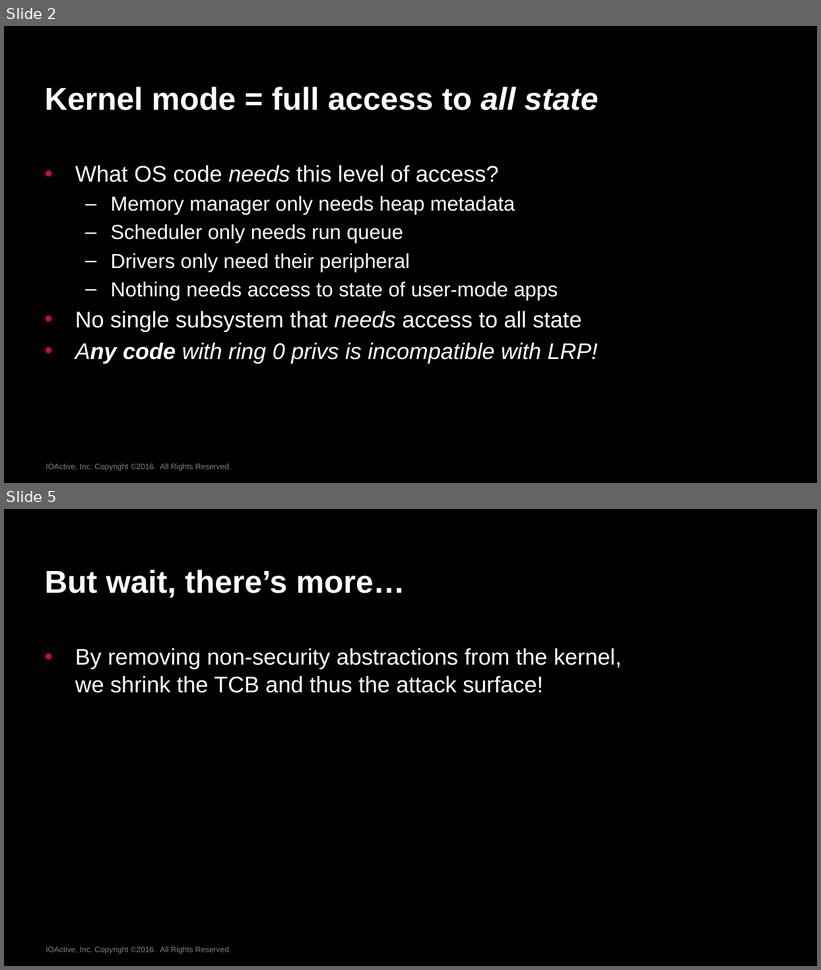
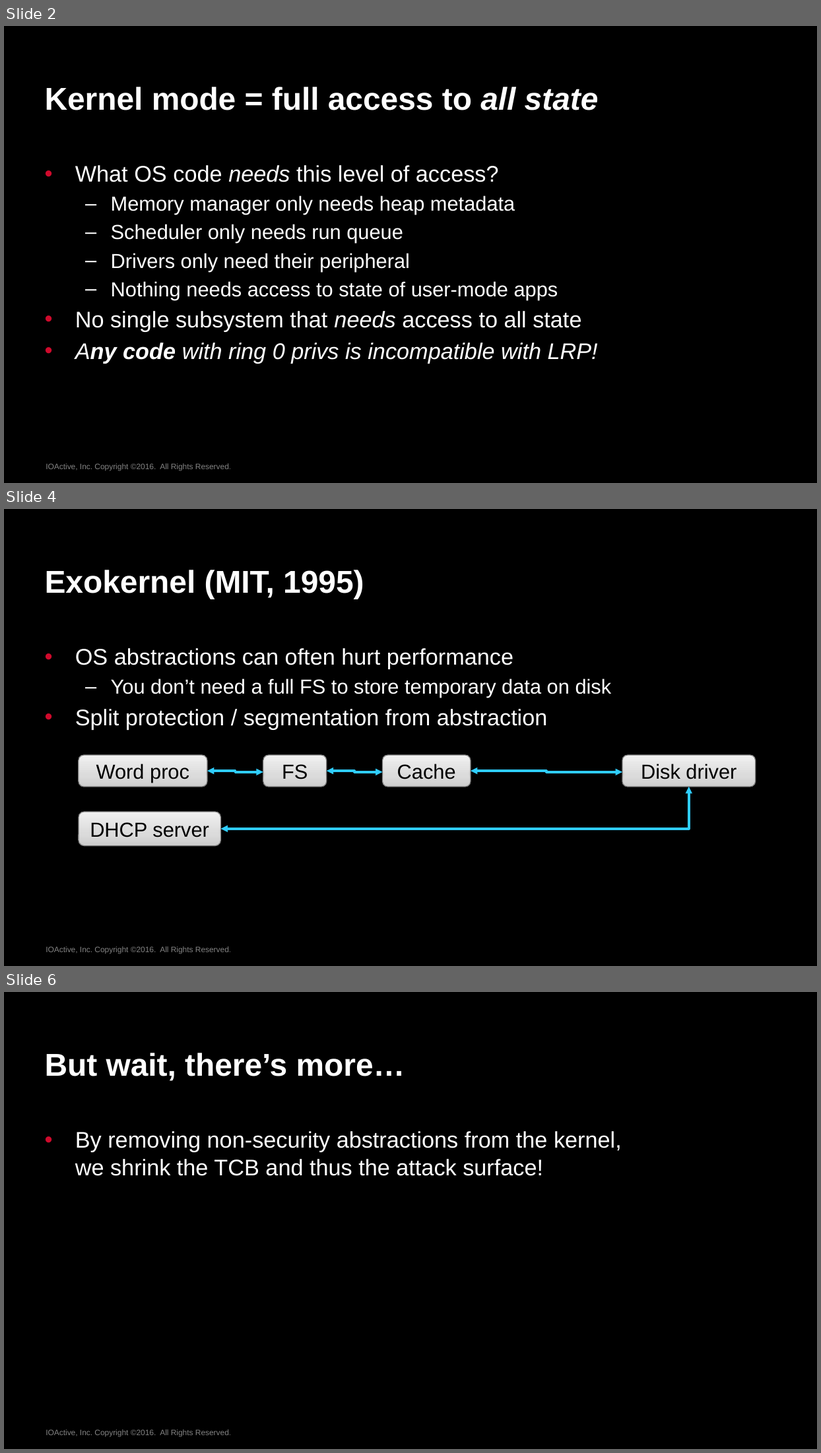
Before and after one commit to azonenberg/antikernel, a slide deck: doc/publications/ches2016/ches2016-antikernel-2.pptx. Shown one above the other, each under a label of ours: slides 2 and 5 before the commit, slides 2, 4 and 6 after it; the slides between them are not shown. The pictures are 821x970 and 821x1453 pixels, drawn with LibreOffice and Linux fonts; fonts in the diff are those of the drawing; background and template pictures are left out. Boxes give left, top, right and bottom in pixels: in the first picture for what was removed or moved away, otherwise in the second. Text is boxed around its words. In the diff, an @@ line names an element or a change of style, - is before the commit and + after.

```diff
--- a/doc/publications/ches2016/ches2016-antikernel-2.pptx
+++ b/doc/publications/ches2016/ches2016-antikernel-2.pptx
@@ slide 4 added at [4, 509, 817, 966], background picture (left out); not listed: 1 template element that a slide beside it also shows @@
@@ title added at [45, 570, 364, 599], 28 pt, text #FFFFFF, bold @@
+Exokernel (MIT, 1995)
@@ text added at [75, 648, 612, 729], 20 pt, text #FFFFFF @@
+• OS abstractions can often hurt performance
+  – You don’t need a full FS to store temporary data on disk
+• Split protection / segmentation from abstraction
@@ rounded rectangle added at [79, 755, 207, 787], fill gradient #CDCDCD to #DCDCDC to #F2F2F2, outline #808080 0.75 pt, 18 pt, text #000000 @@
+Word proc
@@ rounded rectangle added at [263, 755, 327, 787], fill gradient #CDCDCD to #DCDCDC to #F2F2F2, outline #808080 0.75 pt, 18 pt, text #000000 @@
+FS
@@ rounded rectangle added at [383, 755, 471, 787], fill gradient #CDCDCD to #DCDCDC to #F2F2F2, outline #808080 0.75 pt, 18 pt, text #000000 @@
+Cache
@@ rounded rectangle added at [623, 755, 756, 787], fill gradient #CDCDCD to #DCDCDC to #F2F2F2, outline #808080 0.75 pt, 18 pt, text #000000 @@
+Disk driver
@@ elbow double arrow added from (207, 771) to (263, 772), #2FCDFE 2 pt @@
@@ elbow double arrow added from (327, 771) to (383, 772), #2FCDFE 2 pt @@
@@ elbow double arrow added from (471, 771) to (623, 772), #2FCDFE 2 pt @@
@@ elbow double arrow added from (221, 829) to (688, 787), #2FCDFE 2 pt @@
@@ rounded rectangle added at [79, 813, 221, 846], fill gradient #CDCDCD to #DCDCDC to #F2F2F2, outline #808080 0.75 pt, 18 pt, text #000000 @@
+DHCP server
@@ what was slide 5 is now slide 6 @@
```
Also in this commit, not shown: 4 slides changed.
